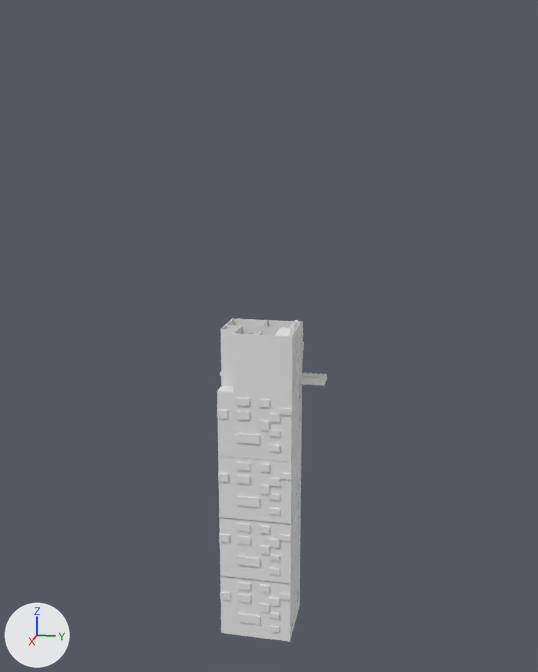
A saved change to the OBJ model Assets/Models/Tower.obj.
Both versions are drawn from a camera (50 mm lens) standing at (361.0, 50.0, 118.0) and looking at (-10.0, -24.0, 25.0). Every picture has the same lights, and +X, +Y and +Z are marked at lower left. Where no turn or scale is listed for an object, it has been applied to the vertices. Vertices at the same position are counted once.

Objects in the first picture: 'Tower'.
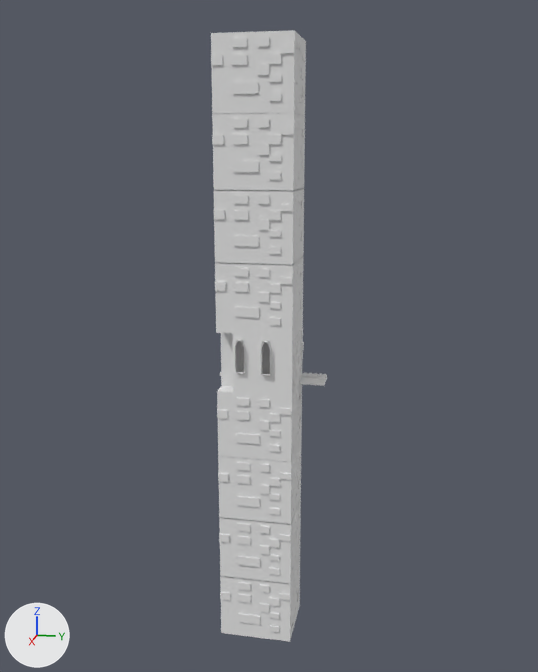
Changed parts and their boxes (x1, y1, x2, y2) in the pictures (538 x 672 px):
'Tower', reshaped (89% taller): before (217, 319, 327, 642); after (211, 30, 327, 642)
part 1 of me_tower, added: after (212, 113, 305, 192)
part 2 of me_tower, added: after (214, 188, 304, 265)
part 3 of me_tower, added: after (215, 255, 304, 336)
part 4 of me_tower, added: after (211, 30, 306, 116)
part 5 of me_tower, built on: before (290, 320, 326, 378); after (232, 334, 327, 442)

What the commit changed:
me_tower is used by ob_tower; location (0.0, 0.0, 0.0).
me_tower had 3065 vertices, 3145 faces and spanned x -26.0..9.0, y -50.0..5.0, z -141.0..35.0.
me_tower now has 7281 vertices, 7406 faces and spans x -27.0..11.0, y -50.0..5.0, z -141.0..171.0.
me_tower part 1: the loose piece of 524 vertices spanning x -26.0..9.0, y -48.0..-8.0, z -36.0..0.0 is copied, and the copy is moved by (0.0, 0.0, 137.0); it spans x -26.0..9.0, y -48.0..-8.0, z 101.0..136.0.
me_tower part 2: the loose piece of 524 vertices spanning x -26.0..9.0, y -48.0..-8.0, z -36.0..0.0 is copied, and the copy is moved by (0.0, 0.0, 102.0); it spans x -26.0..9.0, y -48.0..-8.0, z 66.0..101.0.
me_tower part 3: the loose piece of 524 vertices spanning x -26.0..9.0, y -48.0..-8.0, z -36.0..0.0 is copied, and the copy is moved by (0.0, 0.0, 67.0); it spans x -26.0..9.0, y -48.0..-8.0, z 31.0..66.0.
me_tower part 4: a new loose piece of 540 vertices spanning x -26.0..9.0, y -48.0..-8.0, z 136.0..171.0, in mat_initialshadinggroup (white #e7e7e7).
me_tower part 5: 5 vertices moved within x -24.0, y -6.0..3.0, z 0.0; 22 vertices removed from x -8.0..8.0, y -18.0..-9.0, z 11.0..35.0; 2126 vertices added at x -27.0..11.0, y -47.0..5.0, z -31.0..31.0.
